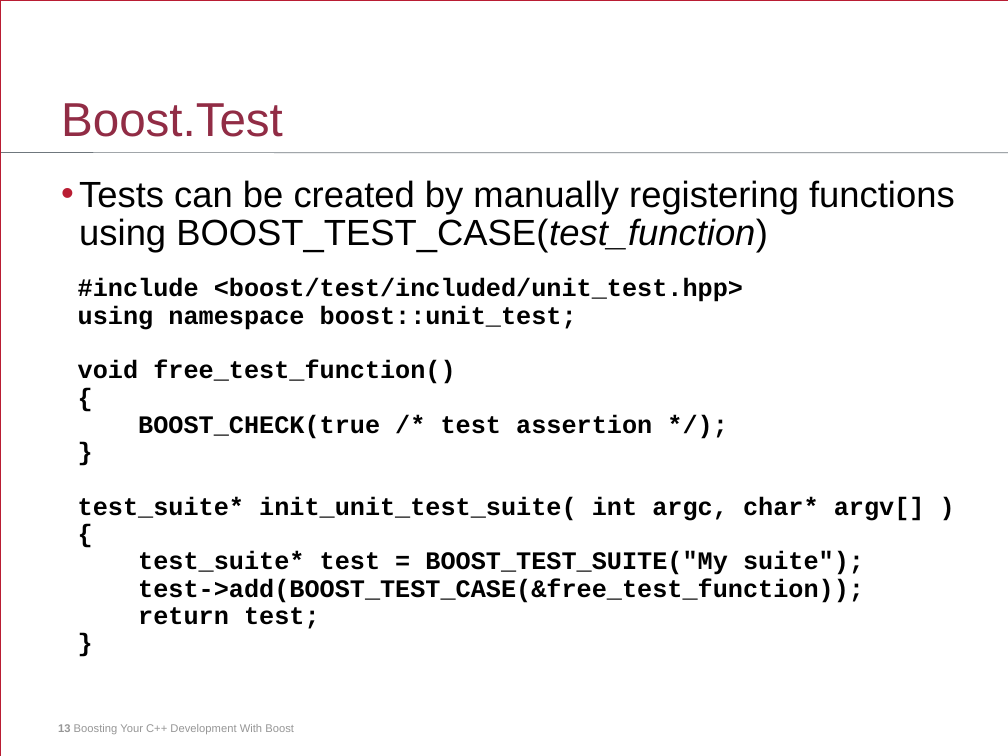
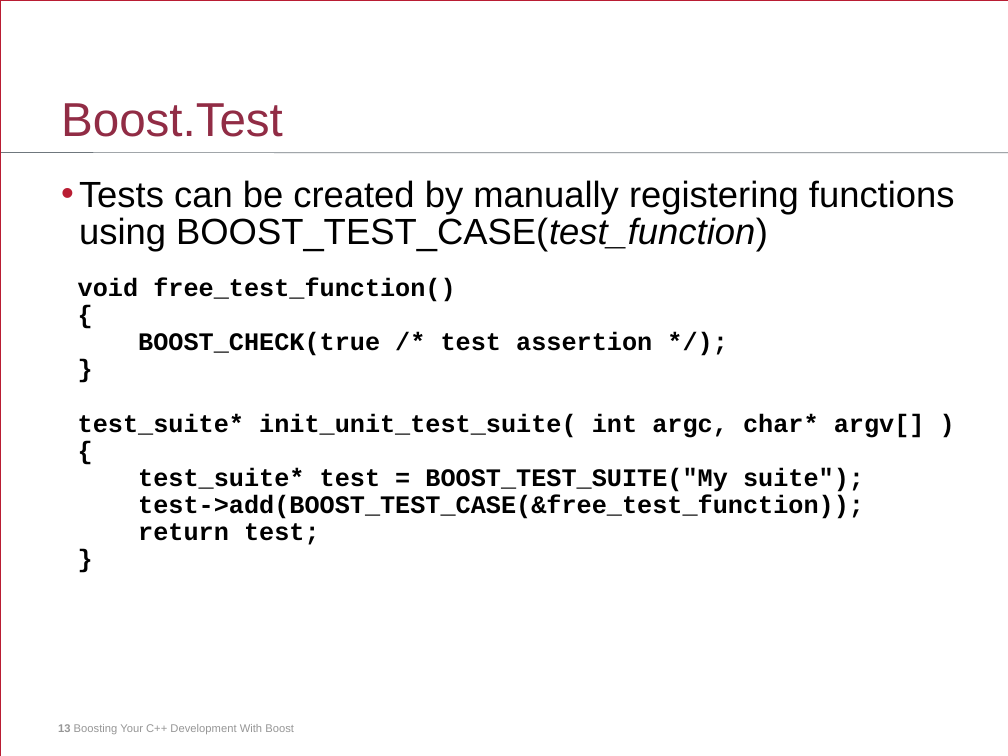
Before and after one commit to jurberg/boost-presentation, a slide deck: slide 13 of boost-presentation.ppt. Drawn at 1008x756 pixels with LibreOffice and Linux fonts; fonts in the diff are those of the drawing. Boxes give left, top, right and bottom in pixels: in the first picture for what was removed or moved away, otherwise in the second. Text is boxed around its words. In the diff, an @@ line names an element or a change of style, - is before the commit and + after.

```diff
--- a/boost-presentation.ppt
+++ b/boost-presentation.ppt
@@ text at (x1=78, y1=278, x2=743, y2=330): paragraphs removed @@
-#include <boost/test/included/unit_test.hpp>
-using namespace boost::unit_test;
@@ text "void free_test_function()" at (x1=78, y1=278, x2=925, y2=545): line spacing 10.7pt to 10.6pt @@
```
Also in this commit, not shown: 54 other slides changed, 9 slides added, 31 slides removed, 1 other file.
